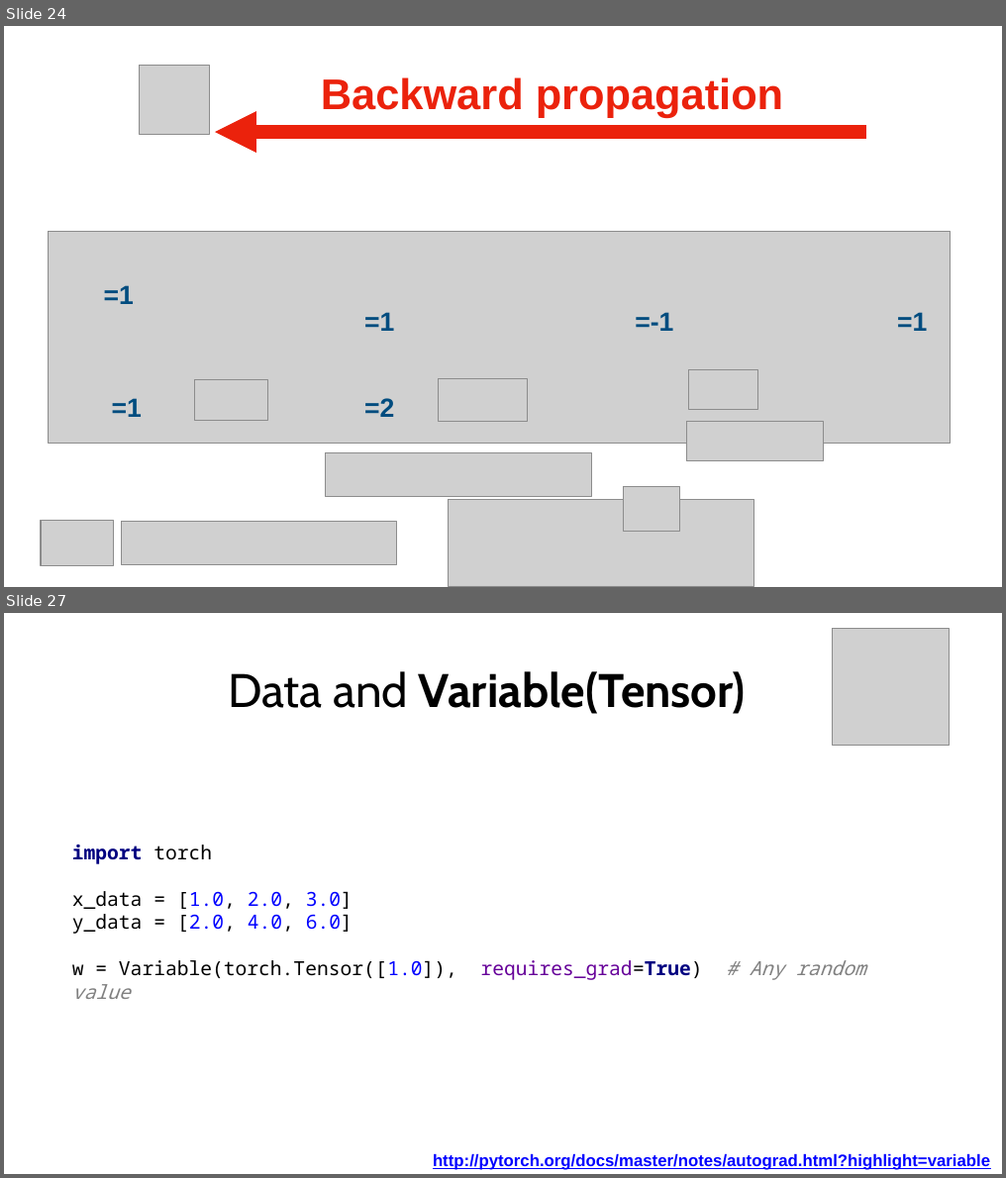
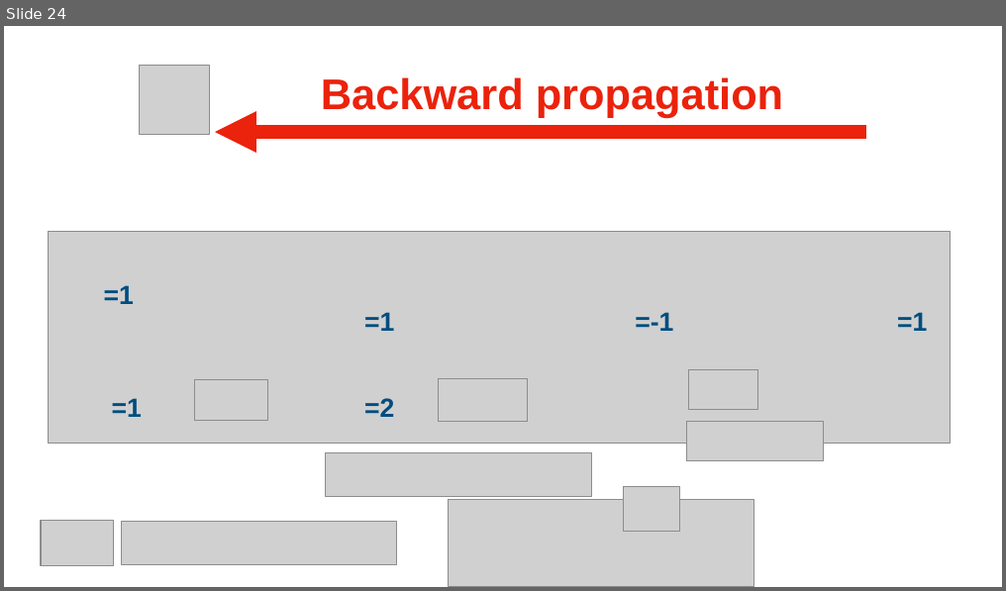
Before and after one commit to joshhu/chtpytorch, a slide deck: slides/Lecture 04_ Back-propagation and PyTorch autograd.pptx. Shown one above the other, each under a label of ours: slides 24 and 27 before the commit, slide 24 after it; the slides between them are not shown. The pictures are 1006x1178 and 1006x591 pixels, drawn with LibreOffice and Linux fonts; fonts in the diff are those of the drawing; grey boxes stand for pictures. Boxes give left, top, right and bottom in pixels: in the first picture for what was removed or moved away, otherwise in the second. Text is boxed around its words. In the diff, an @@ line names an element or a change of style, - is before the commit and + after.

```diff
--- a/slides/Lecture 04_ Back-propagation and PyTorch autograd.pptx
+++ b/slides/Lecture 04_ Back-propagation and PyTorch autograd.pptx
@@ slide 27 removed at (x1=4, y1=613, x2=1002, y2=1174), background #FFFFFF @@
@@ picture removed at (x1=833, y1=629, x2=949, y2=746) @@
@@ title removed at (x1=228, y1=671, x2=746, y2=714) @@
-Data and Variable(Tensor)
@@ text removed at (x1=72, y1=845, x2=866, y2=980) @@
-import torch
-x_data = [1.0, 2.0, 3.0]
-y_data = [2.0, 4.0, 6.0]
-w = Variable(torch.Tensor([1.0]), requires_grad=True) # Any random value
@@ rectangle removed at (x1=23, y1=956, x2=549, y2=1163) @@
@@ text removed at (x1=433, y1=1155, x2=990, y2=1170) @@
-http://pytorch.org/docs/master/notes/autograd.html?highlight=variable
```
Also in this commit, not shown: 2 slides added, 15 other slides removed, 32 other files.
